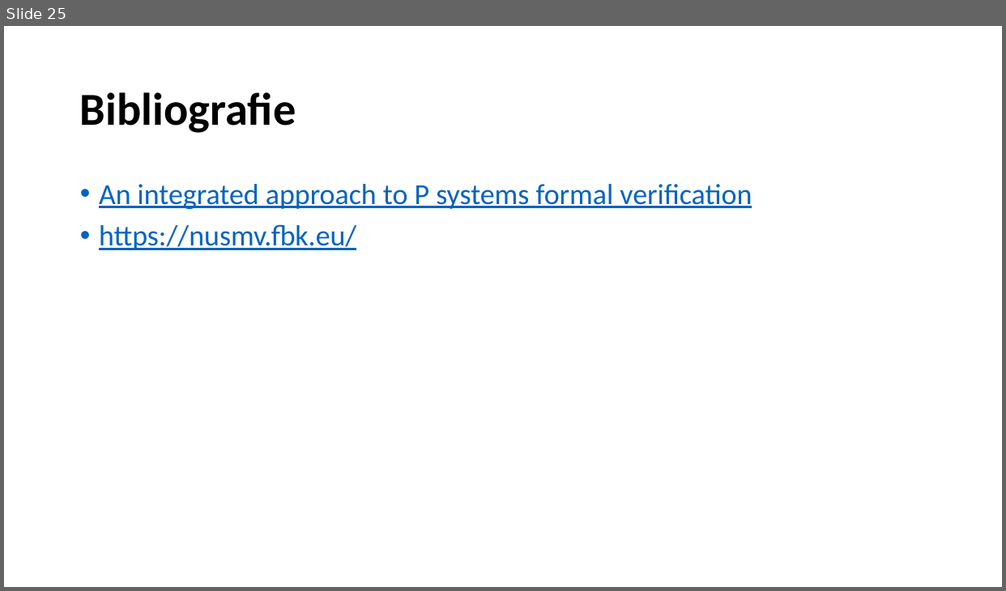
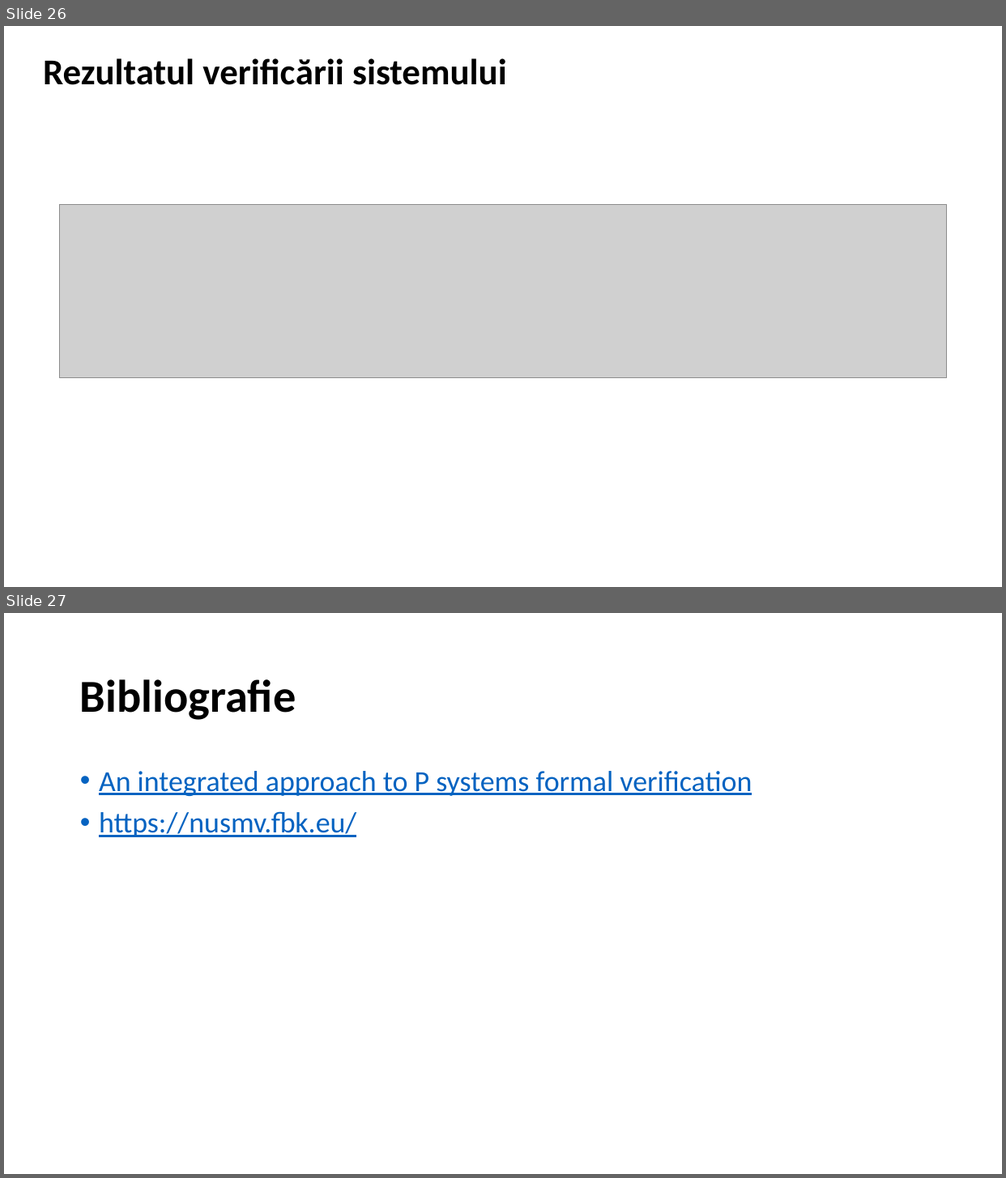
Before and after one commit to Andrei137/Proiect-MFIS, a slide deck: Formal verification of P Systems Using NuSMV .pptx. Shown one above the other, each under a label of ours: slide 25 before the commit, slides 26 and 27 after it. The pictures are 1006x591 and 1006x1178 pixels, drawn with LibreOffice and Linux fonts; fonts in the diff are those of the drawing; grey boxes stand for pictures. Boxes give left, top, right and bottom in pixels: in the first picture for what was removed or moved away, otherwise in the second. Text is boxed around its words. In the diff, an @@ line names an element or a change of style, - is before the commit and + after.

Commit message:
presentation updated

```diff
--- a/Formal verification of P Systems Using NuSMV .pptx
+++ b/Formal verification of P Systems Using NuSMV .pptx
@@ slide 26 added at (4, 26, 1002, 587), background #FFFFFF @@
@@ text added at (43, 58, 507, 85), 35 pt, text #000000, bold @@
+Rezultatul verificării sistemului
@@ picture added at (59, 205, 947, 378) @@
@@ what was slide 25 is now slide 27 @@
```
Also in this commit, not shown: 1 other slide added.
